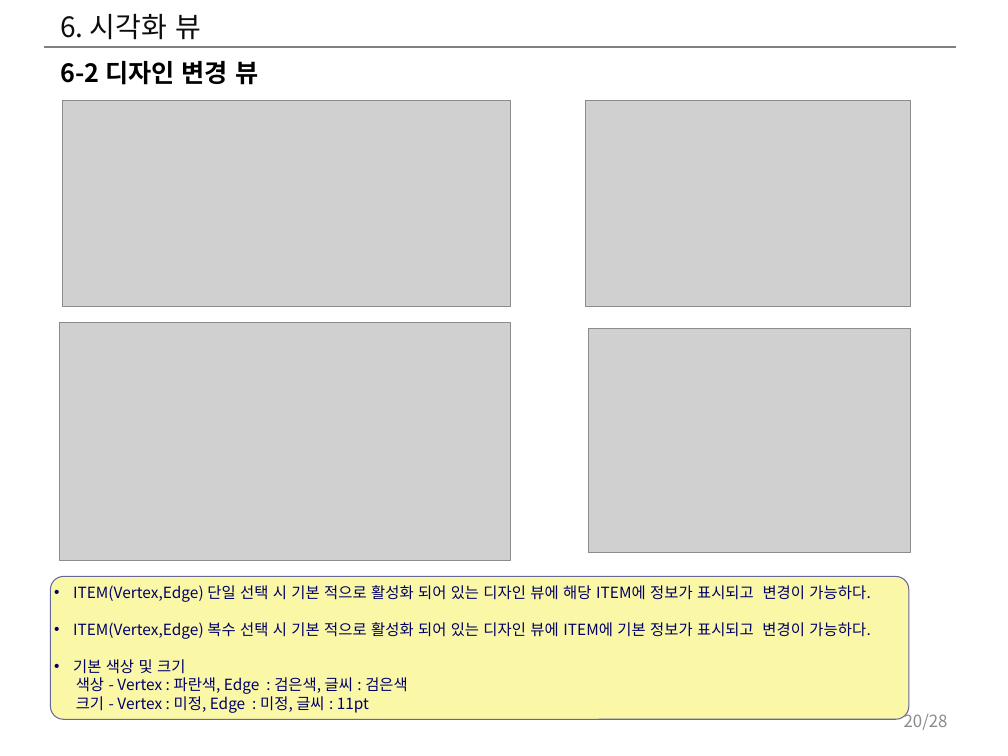
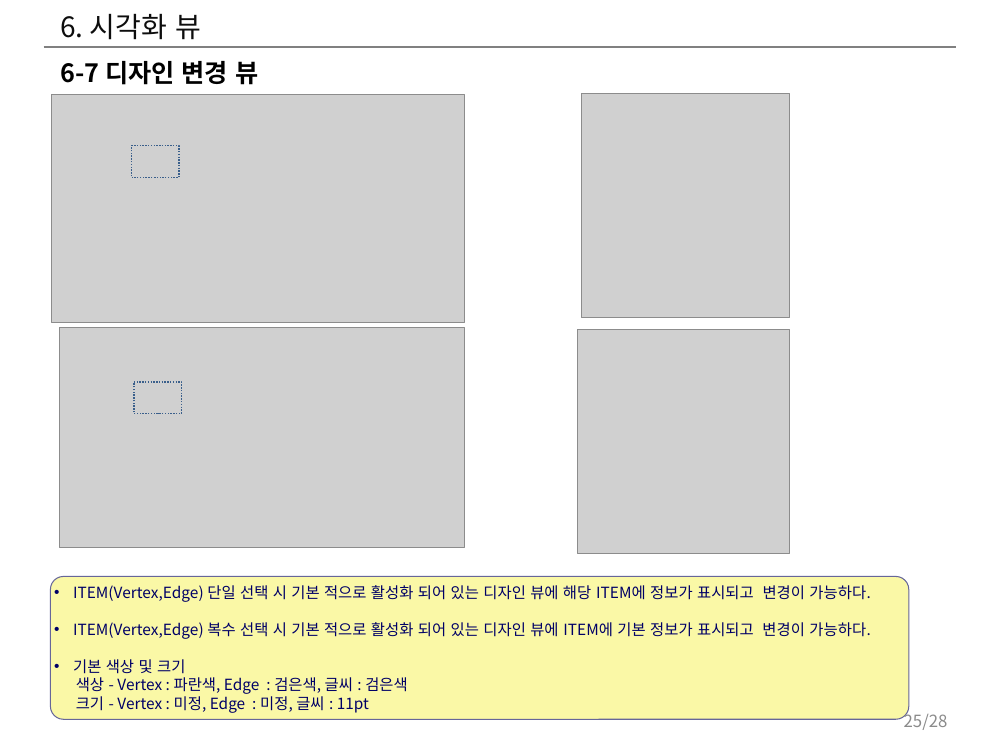
Before and after one commit to hwany7seo/gdbms_document, a slide deck: slide 25 of mockup/시각화도구_UI_UX_기획서.pptx (slide 20 before the commit). Drawn at 1008x756 pixels with LibreOffice and Linux fonts; fonts in the diff are those of the drawing; grey boxes stand for pictures. Boxes give left, top, right and bottom in pixels: in the first picture for what was removed or moved away, otherwise in the second. Text is boxed around its words. In the diff, an @@ line names an element or a change of style, - is before the commit and + after.

```diff
--- a/mockup/시각화도구_UI_UX_기획서.pptx
+++ b/mockup/시각화도구_UI_UX_기획서.pptx
@@ text at <box>60,61,258,85</box>: text changed @@
-6-2 디자인 변경 뷰
+6-7 디자인 변경 뷰
@@ picture: place and size @@
-picture at <box>62,100,510,306</box>
+picture at <box>51,95,464,323</box>
@@ picture: place and size @@
-picture at <box>586,100,911,306</box>
+picture at <box>582,94,790,319</box>
@@ rectangle added at <box>131,146,178,177</box>, outline #3A5F8C 1 pt dashed @@
@@ picture: place and size @@
-picture at <box>59,323,511,560</box>
+picture at <box>59,328,465,547</box>
@@ picture: place and size @@
-picture at <box>589,329,911,552</box>
+picture at <box>578,329,789,553</box>
@@ rectangle added at <box>134,382,181,413</box>, outline #3A5F8C 1 pt dashed @@
@@ page number at <box>904,710,948,730</box>: text changed @@
-20/28
+25/28
```
Also in this commit, not shown: 16 other slides changed, 1 slide added, 7 other files.
